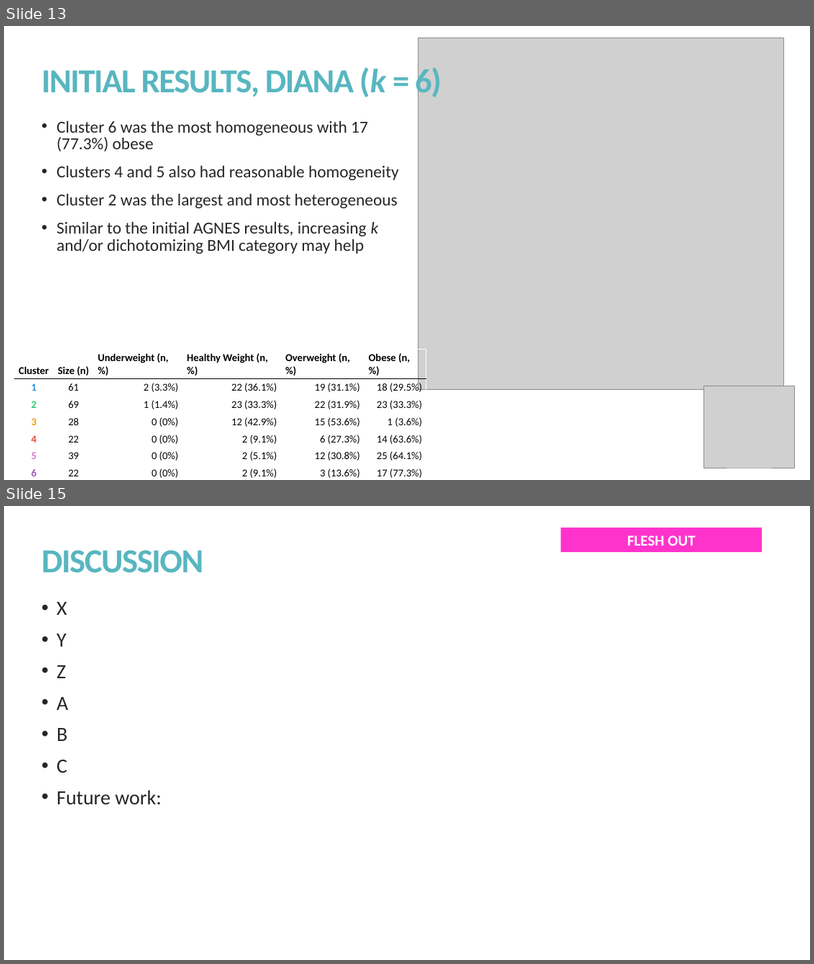
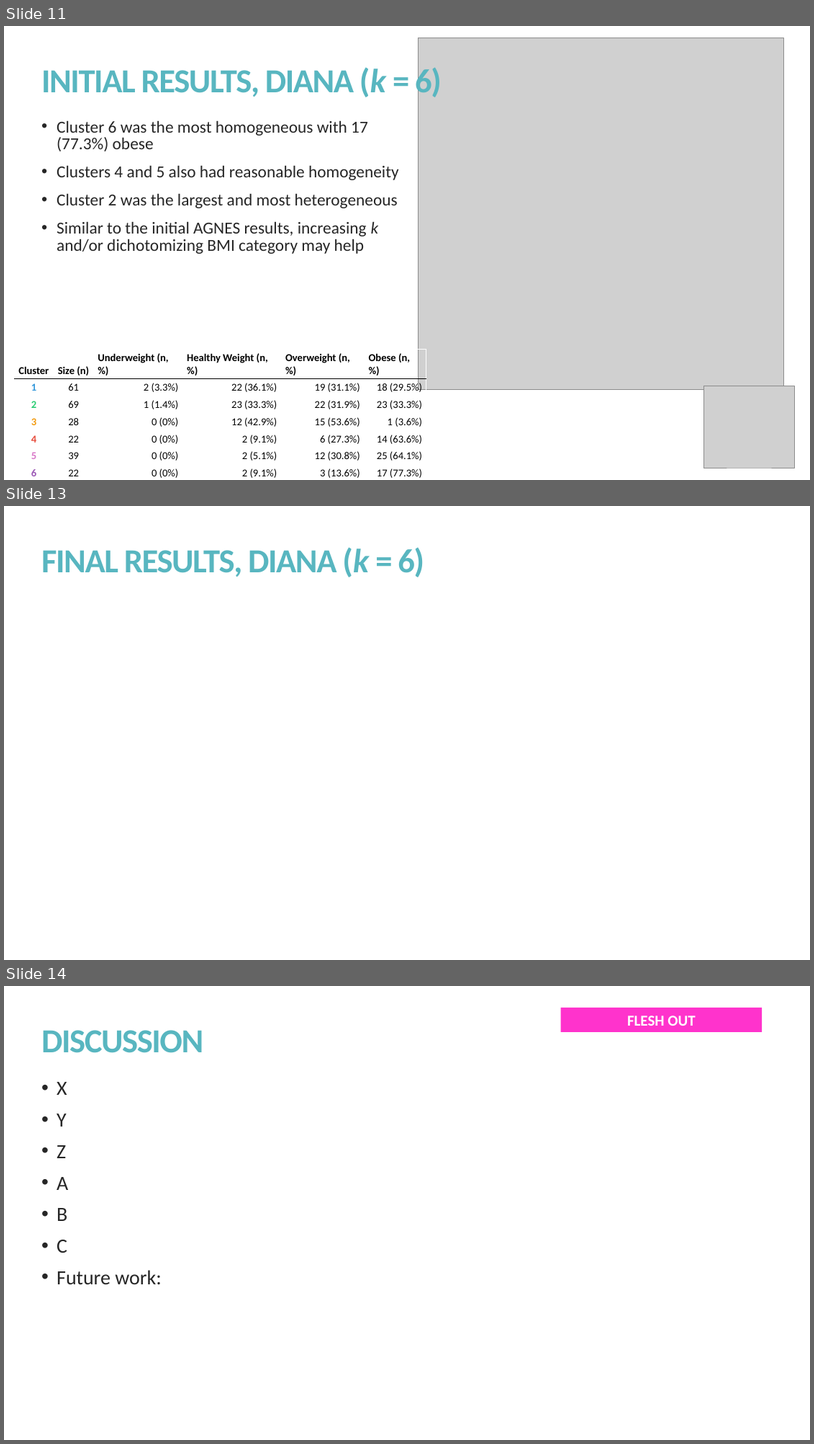
Before and after one commit to kmprioliPROF/CSC_8515_Final_Project, a slide deck: presentation/Prioli_presentation.pptx. Shown one above the other, each under a label of ours: slides 13 and 15 before the commit, slides 11, 13 and 14 after it; the slides between them are not shown. The pictures are 814x964 and 814x1444 pixels, drawn with LibreOffice and Linux fonts; fonts in the diff are those of the drawing; grey boxes stand for pictures. Boxes give left, top, right and bottom in pixels: in the first picture for what was removed or moved away, otherwise in the second. Text is boxed around its words. In the diff, an @@ line names an element or a change of style, - is before the commit and + after.

```diff
--- a/presentation/Prioli_presentation.pptx
+++ b/presentation/Prioli_presentation.pptx
@@ slide 13 added at <box>4,506,810,960</box>, background #FFFFFF @@
@@ title added at <box>41,547,424,577</box>, 40 pt, text #58B6C0, bold @@
+FINAL RESULTS, DIANA (k = 6)
@@ what was slide 13 is now slide 11 @@
@@ what was slide 15 is now slide 14 @@
```
Also in this commit, not shown: 7 slides changed, 2 other slides added, 1 slide removed, 2 other files.
